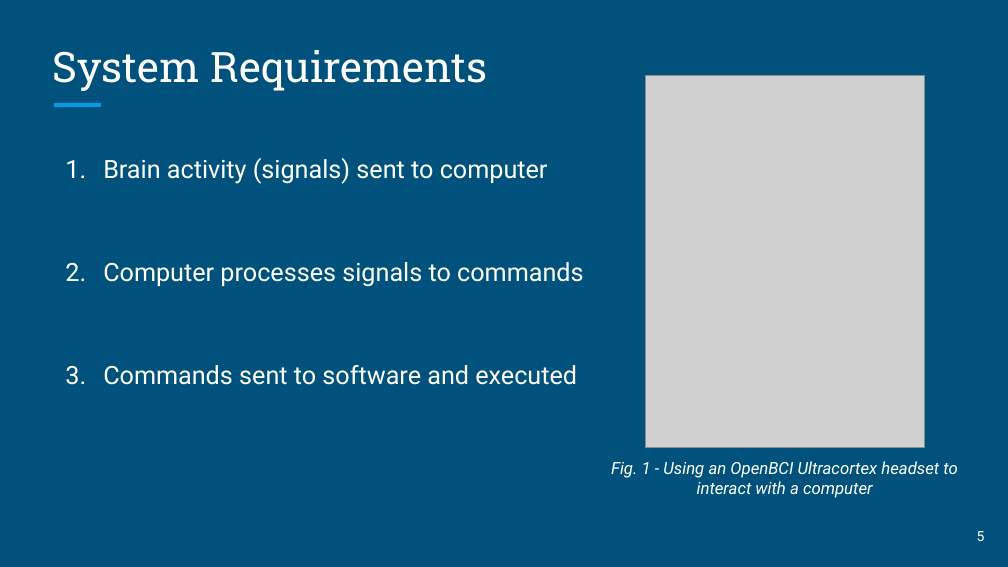
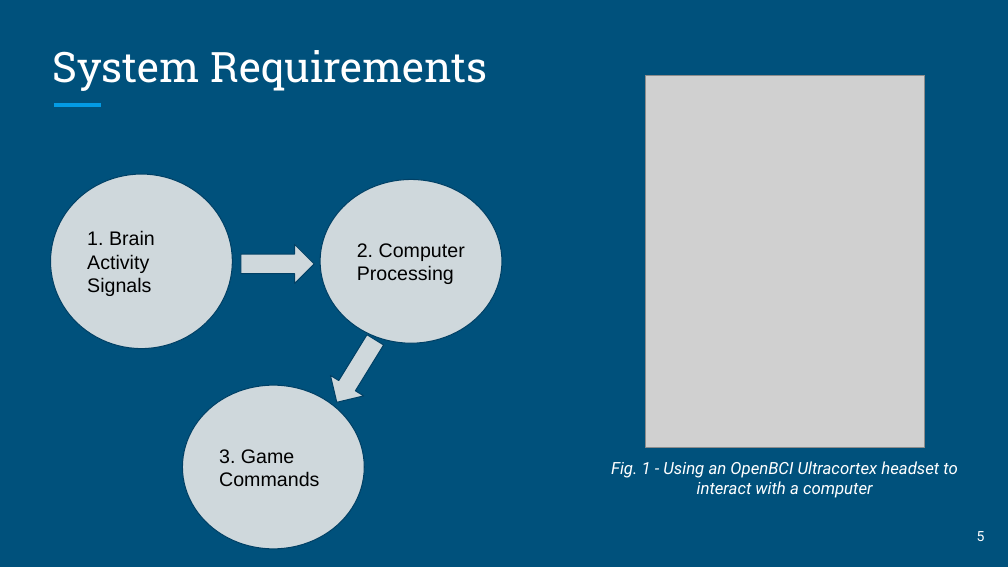
Before and after one commit to knotekbr/cs475_capstone, a slide deck: slide 5 of MindGames Final Presentation (1).pptx. Drawn at 1008x567 pixels with LibreOffice and Linux fonts; fonts in the diff are those of the drawing; grey boxes stand for pictures. Boxes give left, top, right and bottom in pixels: in the first picture for what was removed or moved away, otherwise in the second. Text is boxed around its words. In the diff, an @@ line names an element or a change of style, - is before the commit and + after.

Commit message:
FinalPresentationEdits

```diff
--- a/MindGames Final Presentation (1).pptx
+++ b/MindGames Final Presentation (1).pptx
@@ ellipse added at (x1=50, y1=174, x2=232, y2=349), fill #CFD8DC, outline #004065 0.75 pt, 14 pt, text #000000 @@
+1. Brain Activity
+Signals
@@ text removed at (x1=103, y1=158, x2=583, y2=385) @@
-1. Brain activity (signals) sent to computer
-2. Computer processes signals to commands
-3. Commands sent to software and executed
@@ ellipse added at (x1=321, y1=179, x2=502, y2=343), fill #CFD8DC, outline #004065 0.75 pt, 14 pt, text #000000 @@
+2. Computer Processing
@@ right arrow added at (x1=241, y1=244, x2=314, y2=283), fill #CFD8DC, outline #004065 0.75 pt @@
@@ right arrow added at (x1=320, y1=330, x2=392, y2=413), fill #CFD8DC, outline #004065 0.75 pt @@
@@ ellipse added at (x1=182, y1=385, x2=364, y2=548), fill #CFD8DC, outline #004065 0.75 pt, 14 pt, text #000000 @@
+3. Game Commands
```
Also in this commit, not shown: 3 other slides changed, 2 slides added, 7 slides removed, 1 other file.
